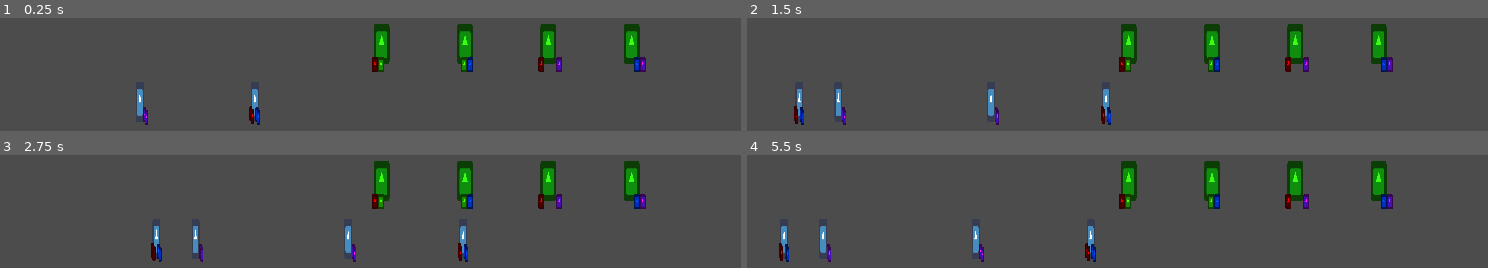
Above: before the commit, frames 1-4 (two rows, left to right).
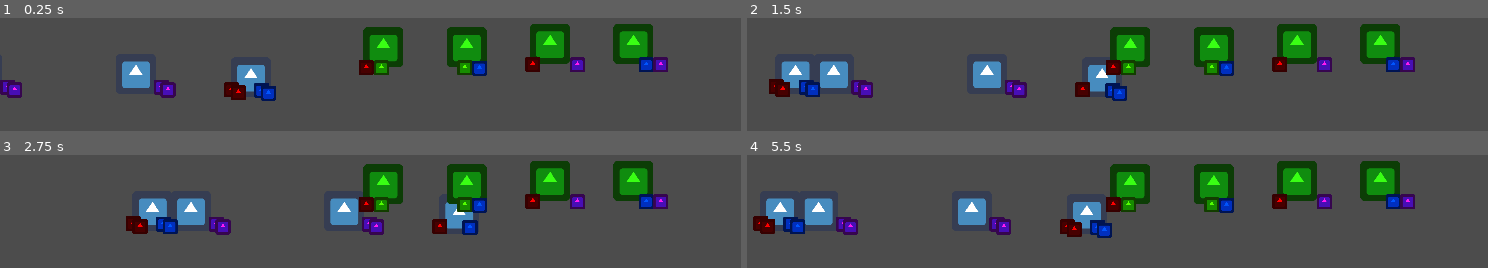
Above: after the commit, the same moments.

Repository: Schroedi/ggj2020
Game: Godot game, scene res://Game/MainScene.tscn
The game is run twice, just before and just after one commit, with the same random seed, the same clock (stepped at 60 frames per second) and the same inputs. The engine's default icon, where the game draws it, is replaced by a stand-in: a white triangle on a blue panel in a dark square.
Inputs (mouse positions are in pixels of both pictures, inside the frame that each line leads up to):
- Up to frame 1 (0.25 s): no input
- Up to frame 2 (1.5 s): move the mouse to (outside the picture) at 0.52 s; hold D 0.53-1.25 s; click (outside the picture) at 0.67 s; drag from (outside the picture) to (1087, 101) at 1.27 s
- Up to frame 3 (2.75 s): move the mouse to (481, 227) at 2.02 s; hold D from 2.03 s (still down)
- Up to frame 4 (5.5 s): release D at 2.75 s; drag from (outside the picture) to (1095, 238) at 2.77 s; move the mouse to (outside the picture) at 3.52 s; hold A 3.53-4.25 s; tap F5 (restart) at 4.15 s; drag from (910, 258) to (1028, 213) at 4.27 s; move the mouse to (outside the picture) at 5.02 s; hold A from 5.03 s (still down); click (outside the picture) at 5.17 s

The runs differ from the first frame. In frame 1, 11% of the frame differs, in the area x 0-91%, y 5-95%; in frame 2, 14%; in frame 3, 14%; in frame 4, 14%.

Commit message:
auto play

Diff:
--- a/Game/MainScene.tscn
+++ b/Game/MainScene.tscn
@@ -9,37 +9,36 @@
 script = ExtResource( 4 )
 
 [node name="ding" parent="." instance=ExtResource( 1 )]
-position = Vector2( 561.6, 330 )
+position = Vector2( 552, 272 )
 types = [ "r", "r2", "b", "b2" ]
 
 [node name="ding2" parent="." instance=ExtResource( 1 )]
-position = Vector2( 285.6, 330 )
+position = Vector2( 276, 264 )
 types = [ "a", "a2" ]
 
 [node name="ding3" parent="." instance=ExtResource( 1 )]
-position = Vector2( -80.6883, 330 )
+position = Vector2( -92, 264 )
 types = [ "a", "a2" ]
 
 [node name="ding5" parent="." instance=ExtResource( 1 )]
-position = Vector2( -174.4, 330 )
+position = Vector2( -184, 264 )
 types = [ "r", "r2", "b", "b2" ]
 
 [node name="p1" parent="." instance=ExtResource( 7 )]
-position = Vector2( 915.975, 80 )
+position = Vector2( 920, 88 )
 types = [ "r", "g" ]
 
 [node name="p2" parent="." instance=ExtResource( 7 )]
-position = Vector2( 1115.98, 80 )
+position = Vector2( 1120, 88 )
 types = [ "b", "g" ]
 
 [node name="p3" parent="." instance=ExtResource( 7 )]
-position = Vector2( 1315.98, 80 )
+position = Vector2( 1320, 80 )
 types = [ "r", "a" ]
 
 [node name="p4" parent="." instance=ExtResource( 7 )]
-position = Vector2( 1515.98, 80 )
+position = Vector2( 1520, 80 )
 types = [ "b", "a" ]
 
 [node name="AudioStreamPlayer" type="AudioStreamPlayer" parent="."]
 stream = ExtResource( 6 )
-autoplay = true
--- a/Game/ding.tscn
+++ b/Game/ding.tscn
@@ -8,7 +8,6 @@
 
 [node name="ding" type="Sprite"]
 position = Vector2( 0, 261.378 )
-scale = Vector2( 0.2, 1 )
 texture = ExtResource( 1 )
 script = ExtResource( 2 )
 
--- a/Game/p1.gd
+++ b/Game/p1.gd
@@ -3,10 +3,10 @@
 export var types = ['r', 'b']
 var type = "b"
 
-const sounds = {'r': preload("res://Game/SFX/BrooklynBD.wav"),
+const sounds = {'r': preload("res://Game/SFX/BrooklynSound 1.wav"),
 'g': preload("res://Game/SFX/BrooklynBell.wav"),
-'a': preload("res://Game/SFX/BrooklynHH.wav"),
-'b': preload("res://Game/SFX/BrooklynSound 1.wav")}
+'a': preload("res://Game/SFX/BrooklynBD.wav"),
+'b': preload("res://Game/SFX/BrooklynHH.wav")}
 
 # 1 or 2
 var sound = 0
@@ -35,7 +35,9 @@
 		type = types[1]
 		$p1/AnimationPlayer.play("hit")
 
-func play_sound():
+func play_sound(t):
+	$s1.stream = sounds[t]
+	$s1.play()
 #	if sound == 1:
 #		$s1.play()
 #	if sound == 2:
--- a/Game/p1.tscn
+++ b/Game/p1.tscn
@@ -49,7 +49,7 @@
 tracks/3/interp = 1
 tracks/3/loop_wrap = true
 tracks/3/imported = false
-tracks/3/enabled = true
+tracks/3/enabled = false
 tracks/3/keys = {
 "times": PoolRealArray( 0, 0.1, 0.4 ),
 "transitions": PoolRealArray( 1, 1, 1 ),
@@ -64,7 +64,6 @@
 [node name="p1" type="Sprite" parent="."]
 self_modulate = Color( 0.223529, 1, 0.0784314, 1 )
 position = Vector2( 0, 111.739 )
-scale = Vector2( 0.4, 1 )
 texture = ExtResource( 1 )
 
 [node name="Area2D2" type="KinematicBody2D" parent="p1"]
--- a/ding.gd
+++ b/ding.gd
@@ -16,7 +16,7 @@
 func _physics_process(delta):
 	position.x += 200 * delta
 
-	#position.x = fmod(position.x, 1024)
+	#position.x = fmod(position.x, 1920)
 
 func remove_part(p:String):
 	if get_node(p+'2').visible:
@@ -27,4 +27,15 @@
 		return
 
 func _on_Area2D_body_entered(body):
-	remove_part(body.get_parent().get_parent().type)
+	var rem_t = ''
+	for t in types:
+		var t_orig = t
+		if t.ends_with('2'):
+			t = t.substr(0, 1)
+		if body.get_parent().get_parent().types.has(t):
+			body.get_parent().get_parent().play_sound(t)
+			rem_t = t
+			remove_part(t)
+			break
+	if rem_t != '':
+		types.erase(rem_t)
